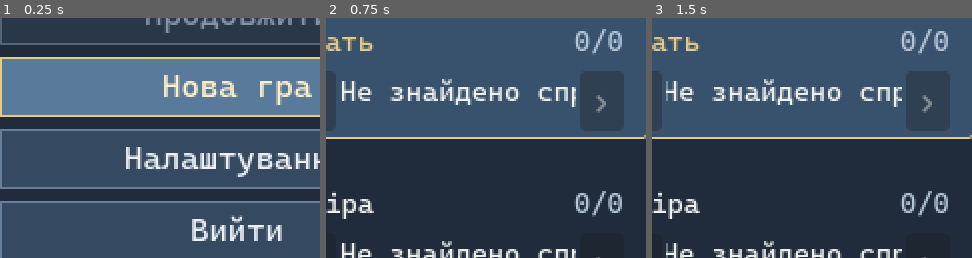
Above: before the commit, frames 1-3 (left to right).
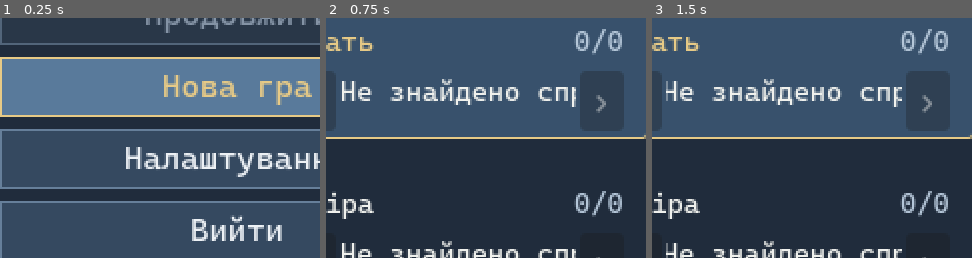
Above: after the commit, the same moments.

Repository: PylSerg/skyval-godot
Game: Godot game, scene res://prototype/camera_test.tscn
The game is run twice, just before and just after one commit, with the same random seed, the same clock (stepped at 60 frames per second) and the same inputs.
Inputs (mouse positions are % of the whole screen's width and height, from its top left):
- Up to frame 1 (0.25 s): no input
- Up to frame 2 (0.75 s): click "Нова гра" at 0.5 s
- Up to frame 3 (1.5 s): tap Enter at 1.25 s; move the mouse to (72, 45) at 1.27 s; click (72, 45) at 1.42 s
The pictures show only the part of the screen within x 13-63%, y 30-80%; the shares and areas given below are measured in that part.

The runs differ from the first frame. In frame 1, 1.5% of the frame differs, in the area x 51-98%, y 23-37%; in frame 2, nothing differs; in frame 3, nothing differs.

Commit message:
Match selected menu item font to gold highlight border

Diff:
--- a/ui/game_menu.gd
+++ b/ui/game_menu.gd
@@ -6,6 +6,7 @@
 const LocaleScript = preload("res://localization/localization.gd")
 const FONT_PATH := "res://assets/fonts/CascadiaMono-Regular.ttf"
 const MIN_UI_FONT_SIZE := 14
+const ACTIVE_HIGHLIGHT := Color("#e7ca86")
 const NAV_DEBOUNCE_MS := 100
 const STICK_PRESS := 0.65
 const STICK_RELEASE := 0.42
@@ -484,7 +485,7 @@
     _language_value.size_flags_horizontal = Control.SIZE_EXPAND_FILL
     _language_value.horizontal_alignment = HORIZONTAL_ALIGNMENT_CENTER
     _language_value.vertical_alignment = VERTICAL_ALIGNMENT_CENTER
-    _language_value.add_theme_color_override("font_color", Color("#f8d984"))
+    _language_value.add_theme_color_override("font_color", ACTIVE_HIGHLIGHT)
     language_row.add_child(_language_value)
 
     var next_button := _button()
@@ -551,7 +552,7 @@
         var selected: bool = index == _selected_option and not unavailable
         var style := StyleBoxFlat.new()
         style.bg_color = Color("#293748") if unavailable else (Color("#597a9b") if selected else Color("#354960"))
-        style.border_color = Color("#52657a") if unavailable else (Color("#e7ca86") if selected else Color("#667f9a"))
+        style.border_color = Color("#52657a") if unavailable else (ACTIVE_HIGHLIGHT if selected else Color("#667f9a"))
         style.set_border_width_all(1)
         style.set_content_margin_all(3)
         button.add_theme_stylebox_override("normal", style)
@@ -563,7 +564,12 @@
         var pressed := style.duplicate() as StyleBoxFlat
         pressed.bg_color = Color("#7397b4") if selected else Color("#6683a1")
         button.add_theme_stylebox_override("pressed", pressed)
-        button.add_theme_color_override("font_color", Color("#fff0c8") if selected else Color("#edf1f5"))
+        # Selected menu text uses EXACTLY the same gold as its border.
+        # Apply the same color on hover/pressed for mouse and gamepad parity.
+        var menu_text: Color = ACTIVE_HIGHLIGHT if selected else Color("#edf1f5")
+        button.add_theme_color_override("font_color", menu_text)
+        button.add_theme_color_override("font_hover_color", menu_text)
+        button.add_theme_color_override("font_pressed_color", menu_text)
 
 
 func _refresh_text() -> void:
